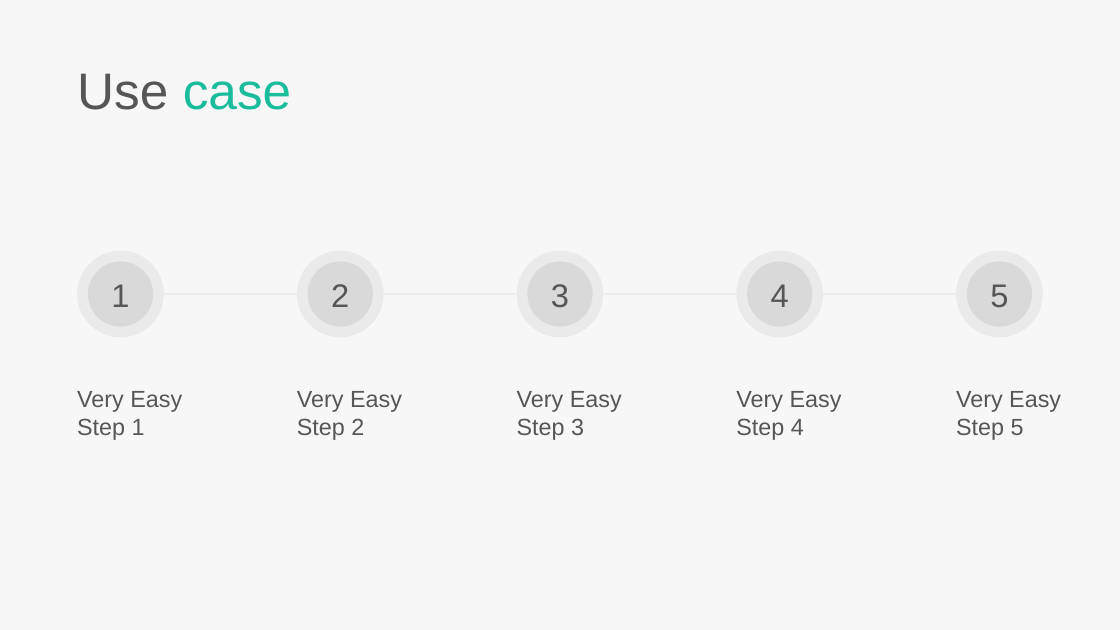
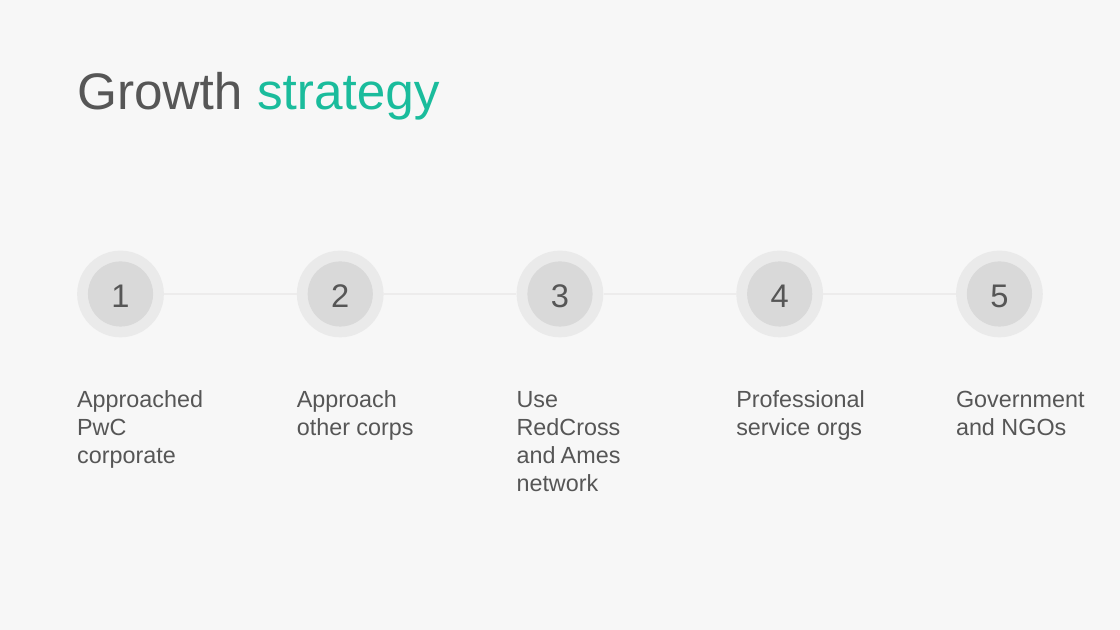
Before and after one commit to augusteo/techfugee, a slide deck: slide 7 of AskariPresentation.pptx (slide 10 before the commit). Drawn at 1120x630 pixels with LibreOffice and Linux fonts; fonts in the diff are those of the drawing. Boxes give left, top, right and bottom in pixels: in the first picture for what was removed or moved away, otherwise in the second. Text is boxed around its words. In the diff, an @@ line names an element or a change of style, - is before the commit and + after.

```diff
--- a/AskariPresentation.pptx
+++ b/AskariPresentation.pptx
@@ text at [77, 72, 439, 119]: text changed @@
-Use case
+Growth strategy
@@ text at [77, 390, 203, 468]: text changed @@
-Very Easy Step 1
+Approached PwC corporate
@@ text at [297, 390, 413, 440]: text changed @@
-Very Easy Step 2
+Approach other corps
@@ text at [517, 391, 621, 491]: text changed @@
-Very Easy Step 3
+Use RedCross and Ames network
@@ text at [736, 390, 865, 440]: text changed @@
-Very Easy Step 4
+Professional service orgs
@@ text at [956, 390, 1084, 435]: text changed @@
-Very Easy Step 5
+Government and NGOs
```
Also in this commit, not shown: 4 other slides changed, 3 slides added, 6 slides removed.
